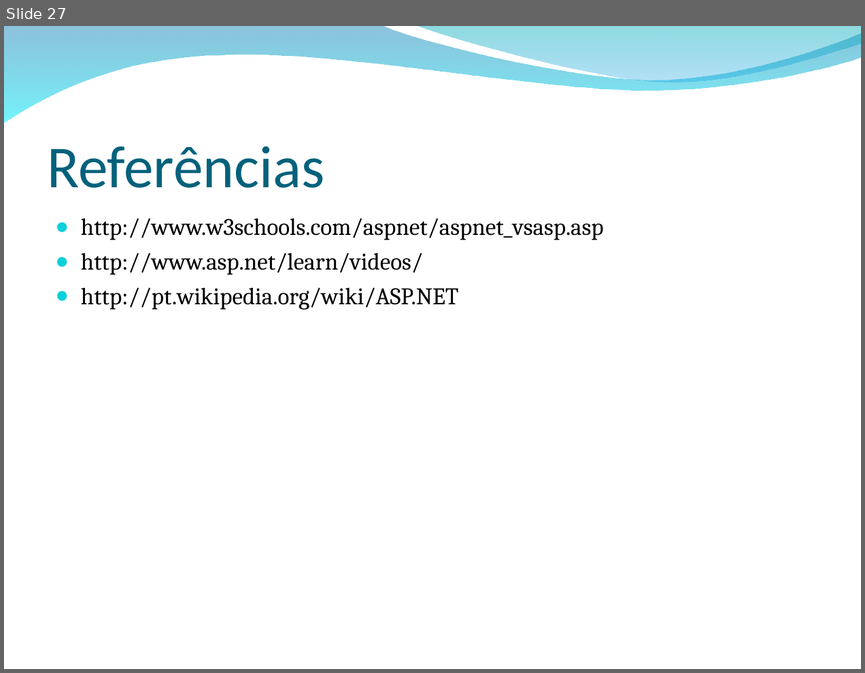
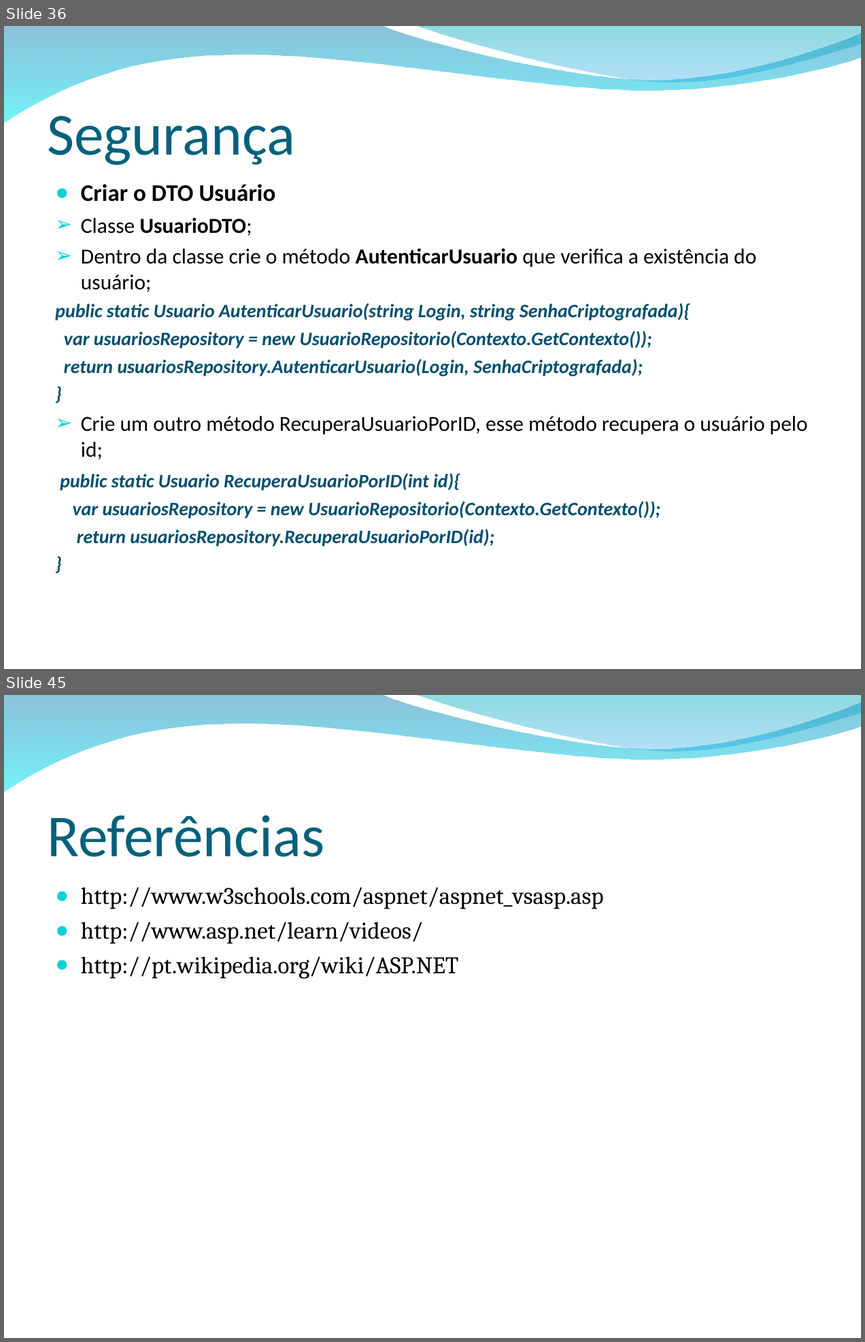
Before and after one commit to wandersonalvesrodrigues/Apresentacao_ASP.NET_MVC, a slide deck: ASP.NET MVC.ppt. Shown one above the other, each under a label of ours: slide 27 before the commit, slides 36 and 45 after it; the slides between them are not shown. The pictures are 865x673 and 865x1342 pixels, drawn with LibreOffice and Linux fonts; fonts in the diff are those of the drawing; background and template pictures are left out. Boxes give left, top, right and bottom in pixels: in the first picture for what was removed or moved away, otherwise in the second. Text is boxed around its words. In the diff, an @@ line names an element or a change of style, - is before the commit and + after.

```diff
--- a/ASP.NET MVC.ppt
+++ b/ASP.NET MVC.ppt
@@ slide 36 added at (x1=4, y1=26, x2=861, y2=669), background picture (left out); not listed: 2 template elements that a slide beside it also shows @@
@@ title added at (x1=47, y1=116, x2=296, y2=165), 50 pt, text #04617B @@
+Segurança
@@ text added at (x1=55, y1=184, x2=808, y2=546), 16 pt, text #004E6D, bold, italic @@
+● Criar o DTO Usuário
+➢ Classe UsuarioDTO;
+➢ Dentro da classe crie o método AutenticarUsuario que verifica a existência do usuário;
+public static Usuario AutenticarUsuario(string Login, string SenhaCriptografada){
+var usuariosRepository = new UsuarioRepositorio(Contexto.GetContexto());
+return usuariosRepository.AutenticarUsuario(Login, SenhaCriptografada);
+}
+➢ Crie um outro método RecuperaUsuarioPorID, esse método recupera o usuário pelo id;
+public static Usuario RecuperaUsuarioPorID(int id){
+var usuariosRepository = new UsuarioRepositorio(Contexto.GetContexto());
+return usuariosRepository.RecuperaUsuarioPorID(id);
+}
@@ what was slide 27 is now slide 45 @@
```
Also in this commit, not shown: 5 slides changed, 18 other slides added, 1 slide removed, 17 other files.
